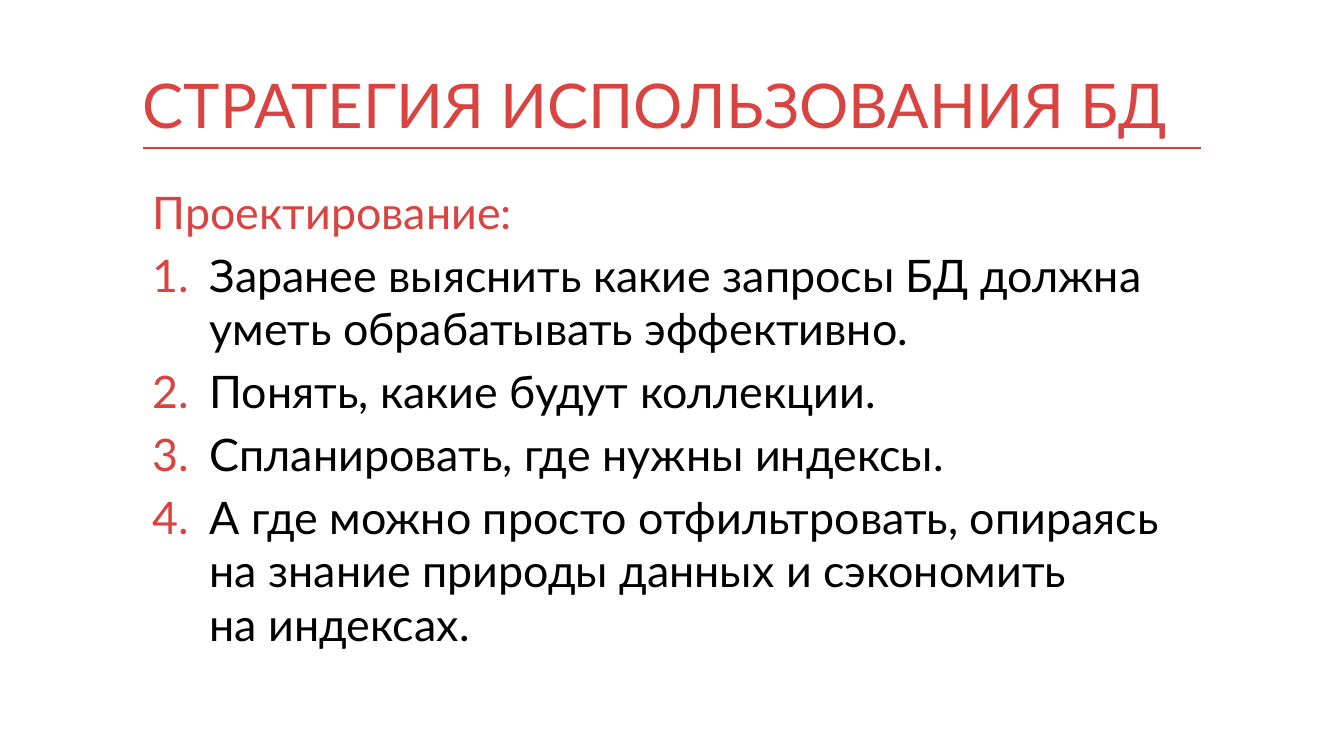
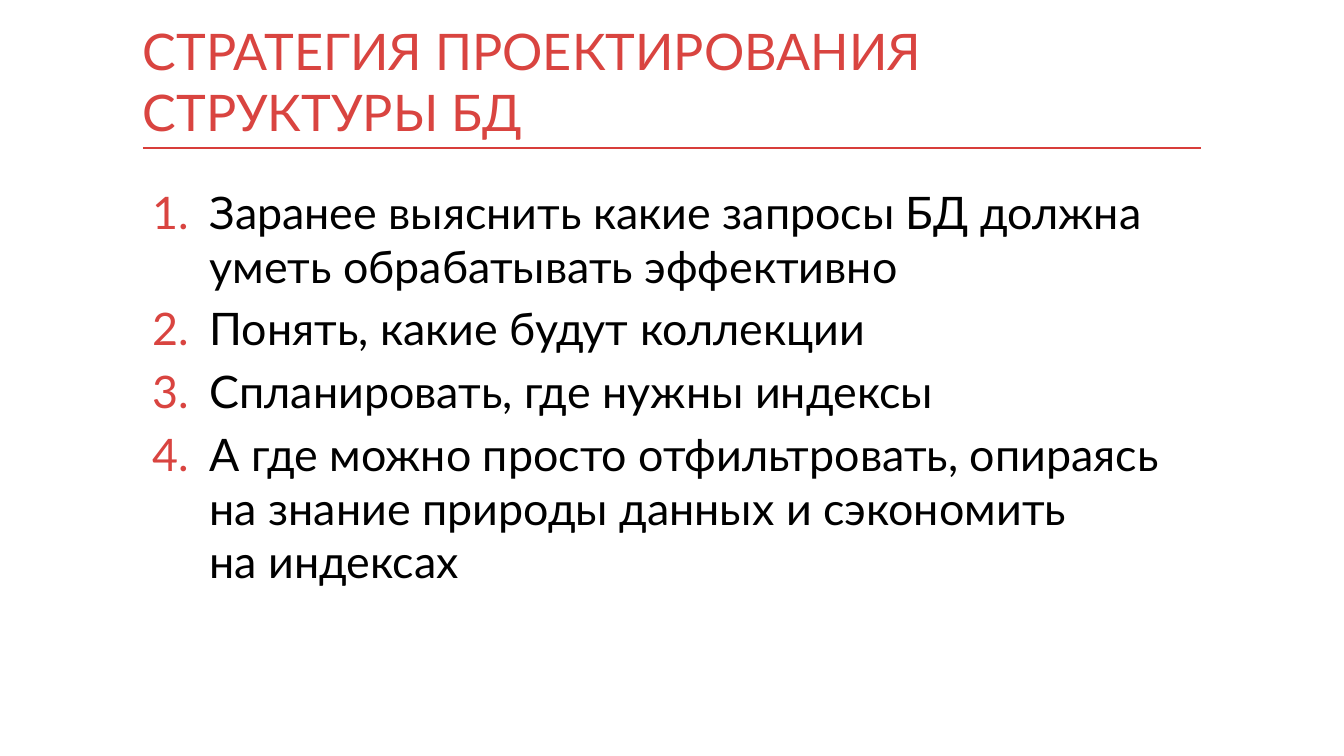
Before and after one commit to mnenorm74/web-game, a slide deck: slide 52 of db.pptx (slide 35 before the commit). Drawn at 1344x756 pixels with LibreOffice and Linux fonts; fonts in the diff are those of the drawing. Boxes give left, top, right and bottom in pixels: in the first picture for what was removed or moved away, otherwise in the second. Text is boxed around its words. In the diff, an @@ line names an element or a change of style, - is before the commit and + after.

```diff
--- a/db.pptx
+++ b/db.pptx
@@ title at [143,33,921,139]: text changed; size 44 to 36 pt @@
-СТРАТЕГИЯ ИСПОЛЬЗОВАНИЯ БД
+СТРАТЕГИЯ ПРОЕКТИРОВАНИЯ СТРУКТУРЫ БД
@@ text at [210,196,1159,586]: text changed @@
-Проектирование:
-1. Заранее выяснить какие запросы БД должна уметь обрабатывать эффективно.
-2. Понять, какие будут коллекции.
-3. Спланировать, где нужны индексы.
-4. А где можно просто отфильтровать, опираясь на знание природы данных и сэкономить на индексах.
+1. Заранее выяснить какие запросы БД должна уметь обрабатывать эффективно
+2. Понять, какие будут коллекции
+3. Спланировать, где нужны индексы
+4. А где можно просто отфильтровать, опираясь на знание природы данных и сэкономить на индексах
```
Also in this commit, not shown: 39 other slides changed, 28 slides added, 3 slides removed, 2 other files.
